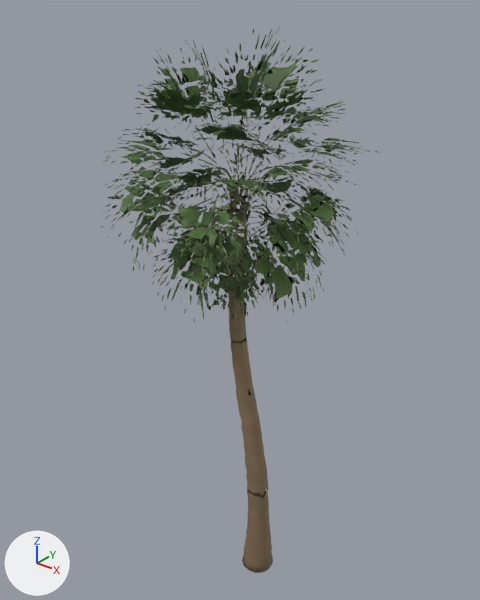
Before and after pictures for a commit that changed the glTF model godot-world-fracture/models/city/palm.glb.
One viewpoint serves both versions: a camera (50 mm lens) standing at (1.206, -1.493, 1.057) and looking at (-0.025, 0.047, 0.103). The axes (+X, +Y, +Z) are drawn at lower left. The lights are the same throughout. The picture after the commit comes second. Vertices at exactly the same position are counted once.

Script lines for the objects in view, before the commit:
```python
me_mesh_0 = bpy.data.meshes.new('Mesh_0')
me_mesh_0.from_pydata(...)  # 21629 vertices, 19709 faces; spans x -0.39..0.4, y -0.4..0.41, z -0.95..0.94
me_mesh_0.materials.append(mat_material_0)
ob_mesh_0 = bpy.data.objects.new('Mesh_0', me_mesh_0)
ob_mesh_0.location = (0.0, 0.0, 0.0)
```
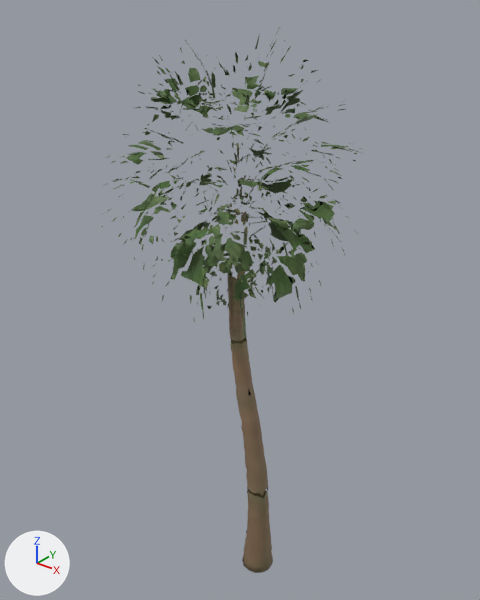
What differs and where, as boxes [x1, y1, x2, y2] in the pictures (480 x 600 px):
'Mesh_0', reshaped (6% narrower)
    before: [100, 27, 380, 573]
    after: [102, 27, 364, 573]
part 1 of me_mesh_0, deleted
    before: [100, 28, 380, 313]
part 2 of me_mesh_0, cut back
    before: [114, 41, 357, 320]
    after: [114, 55, 349, 302]

Edits to the bpy script that builds the scene:
```text
Change me_mesh_0:
    used by ob_mesh_0; location = (0.0, 0.0, 0.0)
    remove me_mesh_0.from_pydata(...)  # 21629 vertices, 19709 faces; spans x -0.39..0.4, y -0.4..0.41, z -0.95..0.94
    add me_mesh_0.from_pydata(...)  # 7466 vertices, 7083 faces; spans x -0.39..0.39, y -0.39..0.4, z -0.95..0.94
    me_mesh_0 part 1: 1617 loose pieces with 9427 vertices, spanning x -0.39..0.39, y -0.4..0.41, z -0.95..0.94, are deleted
    me_mesh_0 part 2: 274 vertices moved within x -0.36..0.36, y -0.35..0.35, z 0.16..0.87; 4736 vertices removed from x -0.39..0.4, y -0.36..0.39, z 0.1..0.91
```
